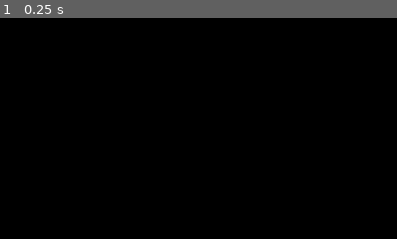
Above: before the commit, frame 1.
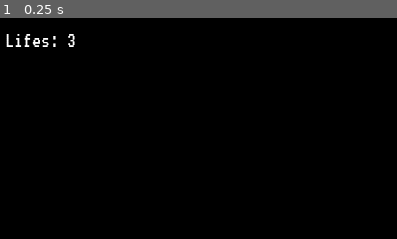
Above: after the commit, the same moment.

Repository: dewy-git/New-Brick-Breaker
Game: Godot game, scene res://Scenes/main.tscn
Same seed, same stepped clock (60 frames per second), same inputs: the game is played once before the commit and once after it.
Inputs:
- Up to frame 1 (0.25 s): no input
The pictures show only the part of the screen within x 0-50%, y 0-50%; the shares and areas given below are measured in that part.

The runs differ from the first frame. In frame 1, 0.4% of the frame differs, in the area x 1-19%, y 7-14%.

Commit message:
copied files over

Diff:
--- /dev/null
+++ b/Scenes/DeathZone.gd
@@ -0,0 +1,9 @@
+extends Area2D
+
+class_name DeathZone
+
+signal life_lost
+
+
+func _on_body_entered(body):
+	life_lost.emit()
--- /dev/null
+++ b/Scenes/DeathZone.tscn
@@ -0,0 +1,14 @@
+[gd_scene load_steps=3 format=3 uid="uid://blf47vvuwvsr3"]
+
+[ext_resource type="Script" path="res://Scenes/DeathZone.gd" id="1_q6qmv"]
+
+[sub_resource type="RectangleShape2D" id="RectangleShape2D_7c0xh"]
+size = Vector2(1164, 20)
+
+[node name="DeathZone" type="Area2D"]
+script = ExtResource("1_q6qmv")
+
+[node name="CollisionShape2D" type="CollisionShape2D" parent="."]
+shape = SubResource("RectangleShape2D_7c0xh")
+
+[connection signal="body_entered" from="." to="." method="_on_body_entered"]
--- a/Scenes/ball.tscn
+++ b/Scenes/ball.tscn
@@ -1,6 +1,6 @@
 [gd_scene load_steps=4 format=3 uid="uid://46ivxw71chxs"]
 
-[ext_resource type="Script" path="res://Scenes/ball.gd" id="1_0urgr"]
+[ext_resource type="Script" path="res://Scripts/ball.gd" id="1_5rsbr"]
 [ext_resource type="Texture2D" uid="uid://c8l7ke1ygg27h" path="res://Assets/Ball.png" id="1_phatk"]
 
 [sub_resource type="CircleShape2D" id="CircleShape2D_77uk1"]
@@ -9,7 +9,7 @@
 [node name="Ball" type="CharacterBody2D"]
 scale = Vector2(0.25, 0.25)
 motion_mode = 1
-script = ExtResource("1_0urgr")
+script = ExtResource("1_5rsbr")
 
 [node name="Sprite2D" type="Sprite2D" parent="."]
 texture = ExtResource("1_phatk")
--- /dev/null
+++ b/Scenes/brick.tscn
@@ -0,0 +1,17 @@
+[gd_scene load_steps=3 format=3 uid="uid://dp7fqxlnar4n5"]
+
+[ext_resource type="Texture2D" uid="uid://d06ws4g0pu0q0" path="res://Assets/Brick-Blue.png" id="1_aljai"]
+
+[sub_resource type="RectangleShape2D" id="RectangleShape2D_v2r00"]
+size = Vector2(398, 98)
+
+[node name="Brick" type="RigidBody2D"]
+gravity_scale = 2.66454e-15
+lock_rotation = true
+freeze = true
+
+[node name="Sprite2D" type="Sprite2D" parent="."]
+texture = ExtResource("1_aljai")
+
+[node name="CollisionShape2D" type="CollisionShape2D" parent="."]
+shape = SubResource("RectangleShape2D_v2r00")
--- a/Scenes/main.tscn
+++ b/Scenes/main.tscn
@@ -1,21 +1,26 @@
-[gd_scene load_steps=4 format=3 uid="uid://culj7fefenad"]
+[gd_scene load_steps=6 format=3 uid="uid://culj7fefenad"]
 
+[ext_resource type="PackedScene" uid="uid://du5oyo8n07x45" path="res://Scenes/ui.tscn" id="1_83x0h"]
 [ext_resource type="PackedScene" uid="uid://dgo41t4ifjtrk" path="res://Scenes/paddle.tscn" id="1_lfw1x"]
 [ext_resource type="PackedScene" uid="uid://46ivxw71chxs" path="res://Scenes/ball.tscn" id="2_16bpv"]
 [ext_resource type="PackedScene" uid="uid://04ucv52w4xhq" path="res://Scenes/wall.tscn" id="3_pcx1y"]
+[ext_resource type="PackedScene" uid="uid://blf47vvuwvsr3" path="res://Scenes/DeathZone.tscn" id="4_4wlyf"]
 
 [node name="main" type="Node"]
+
+[node name="UI" parent="." instance=ExtResource("1_83x0h")]
 
 [node name="Camera2D" type="Camera2D" parent="."]
 
 [node name="Paddle" parent="." node_paths=PackedStringArray("camera") instance=ExtResource("1_lfw1x")]
-position = Vector2(2.08165e-12, 283)
 collision_layer = 2
 camera = NodePath("../Camera2D")
 
-[node name="Ball" parent="." instance=ExtResource("2_16bpv")]
+[node name="Ball" parent="." node_paths=PackedStringArray("death_zone", "ui") instance=ExtResource("2_16bpv")]
 position = Vector2(2.08165e-12, 152)
 collision_mask = 14
+death_zone = NodePath("../DeathZone")
+ui = NodePath("../UI")
 
 [node name="Walls" type="Node" parent="."]
 
@@ -32,3 +37,6 @@
 position = Vector2(586, -54)
 rotation = 1.5708
 collision_layer = 4
+
+[node name="DeathZone" parent="." instance=ExtResource("4_4wlyf")]
+position = Vector2(1, 405)
--- /dev/null
+++ b/Scenes/ui.tscn
@@ -0,0 +1,68 @@
+[gd_scene load_steps=4 format=3 uid="uid://du5oyo8n07x45"]
+
+[ext_resource type="FontFile" uid="uid://b4pqfbvte11k6" path="res://Assets/VT323-Regular.ttf" id="1_3jud0"]
+[ext_resource type="Script" path="res://Scripts/ui.gd" id="1_mk2qe"]
+
+[sub_resource type="StyleBoxFlat" id="StyleBoxFlat_euexu"]
+bg_color = Color(0.964706, 0.752941, 0.866667, 1)
+
+[node name="UI" type="CanvasLayer"]
+script = ExtResource("1_mk2qe")
+
+[node name="MarginContainer" type="MarginContainer" parent="."]
+anchors_preset = 15
+anchor_right = 1.0
+anchor_bottom = 1.0
+grow_horizontal = 2
+grow_vertical = 2
+theme_override_constants/margin_left = 16
+theme_override_constants/margin_top = 16
+theme_override_constants/margin_right = 16
+theme_override_constants/margin_bottom = 16
+
+[node name="HBoxContainer" type="HBoxContainer" parent="MarginContainer"]
+layout_mode = 2
+
+[node name="LifesLabel" type="Label" parent="MarginContainer/HBoxContainer"]
+unique_name_in_owner = true
+texture_filter = 1
+layout_mode = 2
+size_flags_horizontal = 0
+size_flags_vertical = 0
+theme_override_fonts/font = ExtResource("1_3jud0")
+theme_override_font_sizes/font_size = 32
+text = "Lifes: 3"
+
+[node name="GameLostContainer" type="CenterContainer" parent="."]
+visible = false
+anchors_preset = 15
+anchor_right = 1.0
+anchor_bottom = 1.0
+grow_horizontal = 2
+grow_vertical = 2
+
+[node name="Panel" type="Panel" parent="GameLostContainer"]
+custom_minimum_size = Vector2(300, 300)
+layout_mode = 2
+theme_override_styles/panel = SubResource("StyleBoxFlat_euexu")
+
+[node name="VBoxContainer" type="VBoxContainer" parent="GameLostContainer/Panel"]
+layout_mode = 1
+anchors_preset = 15
+anchor_right = 1.0
+anchor_bottom = 1.0
+grow_horizontal = 2
+grow_vertical = 2
+alignment = 1
+
+[node name="Label" type="Label" parent="GameLostContainer/Panel/VBoxContainer"]
+layout_mode = 2
+text = "YOU HAVE LOST"
+horizontal_alignment = 1
+vertical_alignment = 1
+
+[node name="GameLostButton" type="Button" parent="GameLostContainer/Panel/VBoxContainer"]
+layout_mode = 2
+text = "RESTART GAME"
+
+[connection signal="pressed" from="GameLostContainer/Panel/VBoxContainer/GameLostButton" to="." method="_on_game_lost_button_pressed"]
--- a/Scenes/ball.gd
+++ b/Scripts/ball.gd
@@ -2,10 +2,13 @@
 
 class_name Ball
 
+signal life_lost
 const VELOCITY_LIMIT = 40
 
 @export var ball_speed = 20
 @export var lifes = 3
+@export var death_zone: DeathZone
+@export var ui: UI
 
 var speed_up_factor = 1.05
 
@@ -14,7 +17,9 @@
 var start_position: Vector2
 
 func _ready():
+	ui.set_lifes(lifes)
 	start_position = position
+	death_zone.life_lost.connect(on_life_lost)
 
 func _physics_process(delta):
 	var collision = move_and_collide(velocity * ball_speed * delta)
@@ -28,3 +33,17 @@
 	randomize()
 
 	velocity = Vector2(randf_range(-1, 1), randf_range(-1, -1)).normalized() * ball_speed
+
+
+func on_life_lost():
+	lifes -= 1
+	if lifes == 0:
+		ui.game_over()
+	else:
+		life_lost.emit()
+		reset_ball()
+		ui.set_lifes(lifes)
+
+func reset_ball():
+	position = start_position
+	velocity = Vector2.ZERO
--- a/Scripts/main.gd
+++ /dev/null
@@ -1,56 +0,0 @@
-extends Node
-
-@export var mob_scene: PackedScene
-var score
-
-
-# Called when the node enters the scene tree for the first time.
-func _ready():
-	pass
-
-func game_over():
-	$ScoreTimer.stop()
-	$MobTimer.stop()
-
-	$HUD.show_game_over()
-
-	$Music.stop()
-	$Deathsound.play()
-
-func new_game():
-	score = 0
-	$Player.start($StartPosition.position)
-	$StartTimer.start()
-
-	$HUD.update_score(score)
-	$HUD.show_message("Get Ready")
-
-
-# Called every frame. 'delta' is the elapsed time since the previous frame.
-func _process(delta):
-	pass
-
-func _on_score_timer_timeout():
-	score += 1
-
-func _on_start_timer_timeout():
-	$MobTimer.start()
-	$ScoreTimer.start()
-
-func _on_mob_timer_timeout():
-	var mob = mob_scene.instantiate()
-
-	var mob_spawn_location = get_node("MobPath/MobSpawnLocation")
-	mob_spawn_location.progress_ratio = randf()
-
-	var direction = mob_spawn_location.rotation + PI / 2
-
-	mob.position = mob_spawn_location.position
-
-	direction += randf_range(-PI / 4, PI / 4)
-	mob.rotation = direction
-
-	var velocity = Vector2(randf_range(150.0, 250.0), 0.0)
-	mob.linear_velocity = velocity.rotated(direction)
-
-	add_child(mob)
--- /dev/null
+++ b/Scripts/ui.gd
@@ -0,0 +1,15 @@
+extends CanvasLayer
+
+class_name UI
+
+@onready var lifes_label = %LifesLabel
+@onready var game_lost_container = $GameLostContainer
+
+func set_lifes(lifes: int):
+	lifes_label.text = "Lifes: %d" % lifes
+
+func game_over():
+	game_lost_container.show()
+
+func _on_game_lost_button_pressed():
+	get_tree().reload_current_scene()
--- a/paddle.gd
+++ b/paddle.gd
@@ -14,6 +14,7 @@
 @onready var collision_shape_2d = $CollisionShape2D
 
 func _ready():
+	ball.life_lost.connect(on_ball_lost)
 	camera_rect = camera.get_viewport_rect()
 	half_paddle_width = collision_shape_2d.shape.get_rect().size.x / 2 * scale.x
 
@@ -41,3 +42,7 @@
 	if direction != Vector2.ZERO && !is_ball_started:
 		ball.start_ball()
 		is_ball_started = true
+
+func on_ball_lost():
+	is_ball_started = false
+	direction = Vector2.ZERO
Not shown, changed: .DS_Store
Not shown, removed: LICENSE
Not shown, removed: README.md
